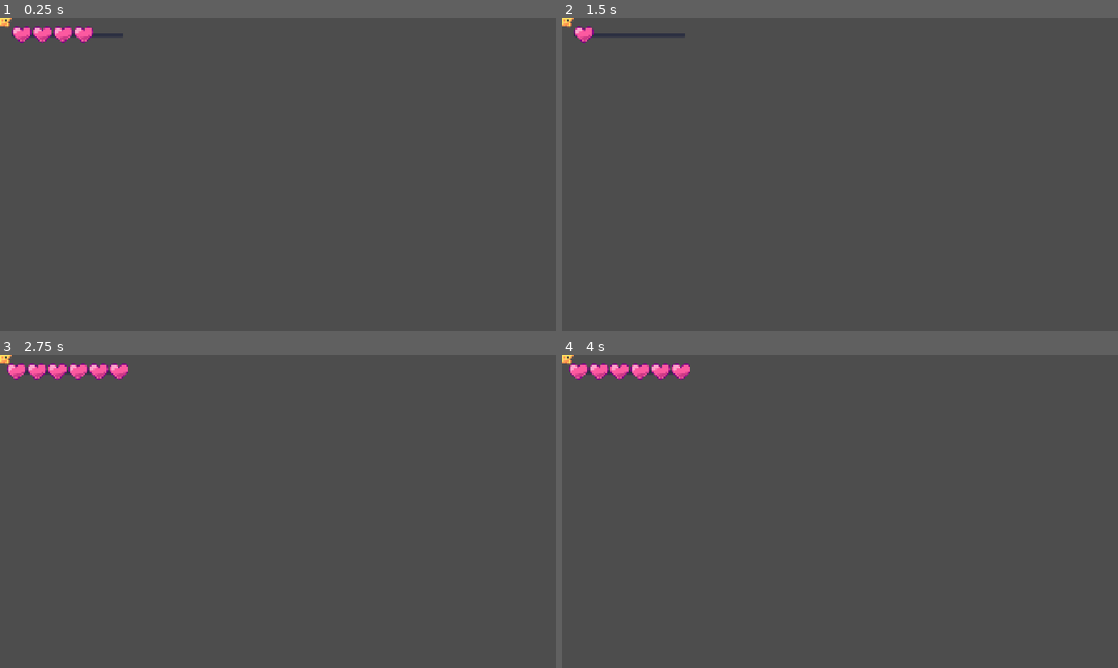
Above: before the commit, frames 1-4 (two rows, left to right).
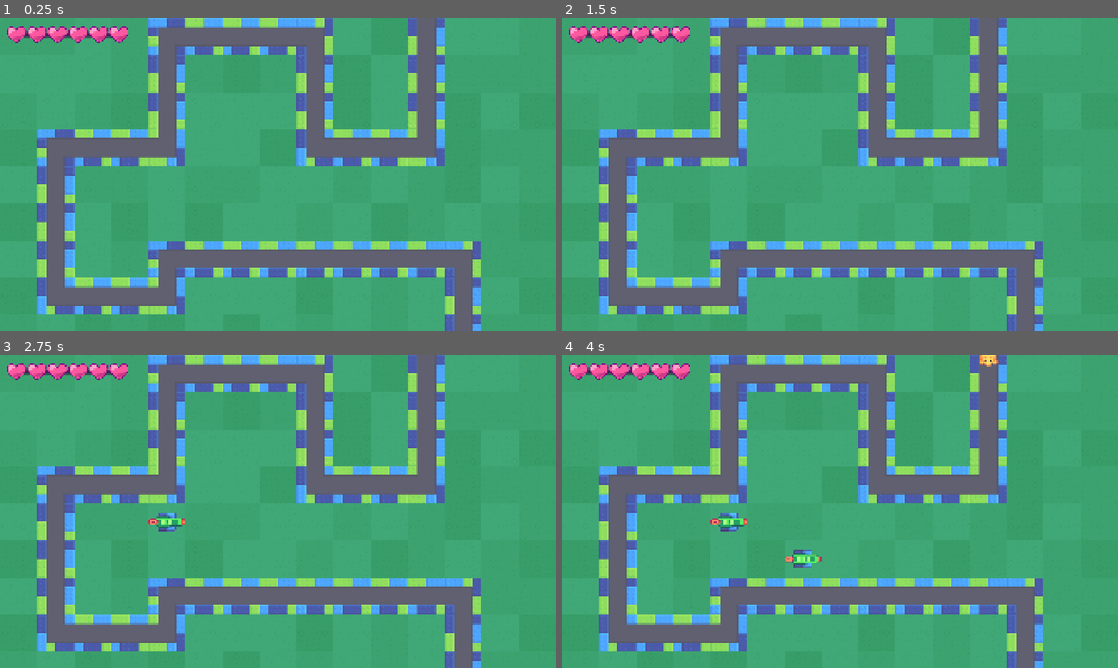
Above: after the commit, the same moments.

Repository: sand01man/TowerDefense
Game: Godot game, scene res://tower_defense.tscn
Same seed, same stepped clock (60 frames per second), same inputs: the game is played once before the commit and once after it. Before the commit the project starts from res://mobs/mob.tscn.
Inputs (mouse positions are in pixels of both pictures, inside the frame that each line leads up to):
- Up to frame 1 (0.25 s): no input
- Up to frame 2 (1.5 s): tap Enter at 0.5 s; move the mouse to (962, 158) at 0.52 s; press the mouse at (962, 158) at 0.53 s; right-click (962, 158) at 0.8 s; move the mouse to (728, 190) at 1.27 s; release the mouse at (728, 190) at 1.28 s; right-click (728, 190) at 1.35 s
- Up to frame 3 (2.75 s): click (166, 527) at 1.55 s; move the mouse to (333, 442) at 2.02 s; press the mouse at (333, 442) at 2.03 s; right-click (333, 442) at 2.3 s
- Up to frame 4 (4 s): tap Space at 2.75 s; move the mouse to (812, 574) at 2.77 s; release the mouse at (812, 574) at 2.78 s; right-click (812, 574) at 2.85 s; click (812, 574) at 3.05 s; tap Enter at 3.5 s; move the mouse to (1006, 558) at 3.52 s; press the mouse at (1006, 558) at 3.53 s; right-click (1006, 558) at 3.8 s

The runs differ from the first frame. In frame 1, 100% of the frame differs, in the area x 0-100%, y 0-100%; in frame 2, 100%; in frame 3, 99%; in frame 4, 99%.

Commit message:
beginnng of module 12 commit

Diff:
--- a/mob_spawner.gd
+++ b/mob_spawner.gd
@@ -2,9 +2,10 @@
 @onready var _path: Path2D = %Path2D
 var mob_packed_scene = preload("res://mobs/mob.tscn")
 @onready var timer: Timer = %Timer
-@export var timer_wait_time = 2
-@export var wave_amount : int = 10
-@export var wave_interval := 30
+@onready var winscreen: Control = %Winscreen
+@export var timer_wait_time := 2.0
+@export var wave_amount : float = 10.0
+@export var wave_interval := 30.0
 var mobs_this_wave := 2
 var waves_begun = 0
 func _ready() -> void:
@@ -14,7 +15,6 @@
 	spawn_mob()
 	waves_begun += 1
 	timer.start()
-
 
 func spawn_mob() -> void:
 	if waves_begun <= wave_amount:
@@ -30,6 +30,10 @@
 			var mob : Mob = mob_packed_scene.instantiate()
 			mob_path_follow.add_child(mob)
 			mob_path_follow.mob = mob
+	if _path.get_child_count() <= 0:
+		print(_path.get_child_count())
+		winscreen.visible = true
+
 func mob_amount_counter() -> void:
 	waves_begun += 1
 
--- a/player_ui.gd
+++ b/player_ui.gd
@@ -8,8 +8,6 @@
 func _ready() -> void:
 
 	print("heyo")
-	var tween = create_tween()
-	tween.tween_property(self,"health", 0, 2.0)
 
 	PlayerUI.health_depleted.connect(
 		func() -> void:
--- a/project.godot
+++ b/project.godot
@@ -15,7 +15,7 @@
 [application]
 
 config/name="M11. Tower Defense (Workbook)"
-run/main_scene="uid://bdtknw27u8ldw"
+run/main_scene="uid://dqvucroq0cuoa"
 config/features=PackedStringArray("4.6")
 config/icon="res://icon.png"
 
@@ -45,14 +45,14 @@
 
 [input]
 
-Click={
-"deadzone": 0.2,
-"events": [Object(InputEventMouseButton,"resource_local_to_scene":false,"resource_name":"","device":-1,"window_id":0,"alt_pressed":false,"shift_pressed":false,"ctrl_pressed":false,"meta_pressed":false,"button_mask":1,"position":Vector2(288, 22),"global_position":Vector2(297, 70),"factor":1.0,"button_index":1,"canceled":false,"pressed":true,"double_click":false,"script":null)
-]
-}
 left_mouse_click={
 "deadzone": 0.2,
 "events": [Object(InputEventMouseButton,"resource_local_to_scene":false,"resource_name":"","device":-1,"window_id":0,"a …(258 unchanged characters)…
+]
+}
+right_mouse_click={
+"deadzone": 0.2,
+"events": [Object(InputEventMouseButton,"resource_local_to_scene":false,"resource_name":"","device":-1,"window_id":0,"alt_pressed":false,"shift_pressed":false,"ctrl_pressed":false,"meta_pressed":false,"button_mask":2,"position":Vector2(490, 9),"global_position":Vector2(499, 57),"factor":1.0,"button_index":2,"canceled":false,"pressed":true,"double_click":false,"script":null)
 ]
 }
 
--- /dev/null
+++ b/road.gd
@@ -0,0 +1,22 @@
+class_name Roads extends TileMapLayer
+
+
+var astar_2d := AStar2D.new()
+var road_tiles := get_used_cells()
+
+var map_size = get_used_rect().size
+
+
+func _prepare_pathfinding_graph() -> void:
+	for current_cell: Vector2i in road_tiles:
+		pass
+		#var current_cell_index =  _calculate_index(current_cell)
+		#astar_2d.add_pointZ(current_cell_index, current_cell)
+# Called when the node enters the scene tree for the first time.
+func _ready() -> void:
+	pass # Replace with function body.
+
+
+# Called every frame. 'delta' is the elapsed time since the previous frame.
+func _process(delta: float) -> void:
+	pass
--- a/simple_rocket.tscn
+++ b/simple_rocket.tscn
@@ -7,6 +7,7 @@
 size = Vector2(53, 14)
 
 [node name="SimpleRocket" type="Area2D" unique_id=1604133627]
+z_index = -1
 rotation = 0.682354
 script = ExtResource("1_bi34i")
 max_distance = 3000.0
--- a/tower_defense.gd
+++ b/tower_defense.gd
@@ -1,34 +1,50 @@
 extends Node2D
-var _game_board : Dictionary[Vector2i, Turret]= {}
-@onready var _turret: Turret = %Turret
+var _game_board : Dictionary [Vector2i, Turret]= {}
+
 @onready var _player_hurtbox: Area2D = %PlayerHurtBox
 @onready var grass: TileMapLayer = %Grass
 @onready var _roads: TileMapLayer = %Road
 
 # Called when the node enters the scene tree for the first time.
 func _ready() -> void:
-	#print(_game_board)
 	_player_hurtbox.area_entered.connect(
 		func (_other_area: Area2D) -> void:
 			PlayerUI.health -= 1
 	)
 
 func _unhandled_input(event: InputEvent) -> void:
-	if event.is_action_pressed("Click"):
-		var cell_coordinates  = grass.local_to_map(get_global_mouse_position())
-		var cell_contents := _roads.get_cell_source_id(cell_coordinates)
+	if event.is_action_pressed("left_mouse_click"):
+		# mouse_position is set = to the map grid position of its global position
+		#basically its set equal to the mouses global position converted into a spot on the grid
+		var mouse_position  = grass.local_to_map(get_global_mouse_position())
+		var cell_contents := _roads.get_cell_source_id(mouse_position)
+		print(mouse_position)
 		var is_road_tile := cell_contents != -1
-
-		_place_turret(cell_coordinates)
+		#check like 34 then come back
+		# so then when I check to see if game_board has THAT GRID POSITION
+		# it returns true if theres a spot already taken
+		if _game_board.has(mouse_position) == false and is_road_tile == false:
+			print("there isnt a turret here already")
+			_place_turret(mouse_position)
+	if event.is_action_pressed("right_mouse_click"):
+		var mouse_position  = grass.local_to_map(get_global_mouse_position())
+		if _game_board.has(mouse_position):
+			print("we have this mouse_position")
+			if is_instance_valid(_game_board[mouse_position]):
+				_game_board[mouse_position].queue_free()
+				_game_board.erase(mouse_position)
+				if _game_board.has(mouse_position):
+					print("the mouse position wasnt erased")
+			else:
+				return
 func _place_turret(creation_position : Vector2i) -> void:
+	#creation_position and mouse_position mean the same thing with the current code
 	var turret : Turret = Turret.new()
-	var turret_position := grass.map_to_local(creation_position)
-	turret.position = turret_position
-	_game_board.get_or_add(turret_position, turret)
-	print(_game_board)
-	#assert(
-			#_game_board.has(creation_position) == false
-			#,"whyyyyyyyyy"
-	#)
-	if _game_board.has(creation_position) == false:
-		add_child(turret)
+	print(creation_position)
+	print(grass.local_to_map(creation_position))
+	turret.position = grass.map_to_local(creation_position)
+	print(turret.position)
+	print(grass.local_to_map(turret.position))
+	#this adds the mouse_positon to the _game_board dictionary, AS A LOCAL POSITION
+	_game_board.get_or_add(creation_position, turret)
+	add_child(turret)
--- a/tower_defense.tscn
+++ b/tower_defense.tscn
@@ -1,12 +1,12 @@
 [gd_scene format=4 uid="uid://dqvucroq0cuoa"]
 
 [ext_resource type="TileSet" uid="uid://buxud23yyccyi" path="res://map/tileset.tres" id="1_g65fu"]
-[ext_resource type="Script" path="res://tower_defense.gd" id="1_l7pho"]
+[ext_resource type="Script" uid="uid://dth5oftiogoyh" path="res://tower_defense.gd" id="1_l7pho"]
 [ext_resource type="Script" uid="uid://b3gyne728wpef" path="res://mob_spawner.gd" id="2_l7pho"]
 [ext_resource type="Script" uid="uid://clrwtq44oa23r" path="res://mob_path_follow.gd" id="2_pdqjs"]
 [ext_resource type="PackedScene" uid="uid://bdtknw27u8ldw" path="res://mobs/mob.tscn" id="3_l7pho"]
-[ext_resource type="PackedScene" uid="uid://cxasq1utioegg" path="res://turrets/turret.tscn" id="6_4xjh4"]
-[ext_resource type="Texture2D" uid="uid://28rkffksa53r" path="res://turrets/turret_base.png" id="7_rqaol"]
+[ext_resource type="Script" uid="uid://egjy4xt62lpf" path="res://road.gd" id="3_rqaol"]
+[ext_resource type="PackedScene" uid="uid://boink4jjwtbi1" path="res://winscreen.tscn" id="8_6t0jg"]
 
 [sub_resource type="Curve2D" id="Curve2D_4xjh4"]
 _data = {
@@ -23,19 +23,23 @@
 
 [node name="Grass" type="TileMapLayer" parent="." unique_id=436564289]
 unique_name_in_owner = true
+z_index = -100
 tile_map_data = PackedByteArray("AAD+//7/AAAHAAMAAAD+////AAAHAAMAAAD+/wAAAAAHAAQAAAD+/wEAAAAHAAUAAAD+/wIAAAAHAAQAAAD+/w …(3872 unchanged characters)…
 tile_set = ExtResource("1_g65fu")
 collision_enabled = false
 
 [node name="Road" type="TileMapLayer" parent="." unique_id=490652046]
 unique_name_in_owner = true
+z_index = -90
 tile_map_data = PackedByteArray("AAALAP3/AAAFAAEAAAALAP7/AAACAAEAAAALAP//AAACAAEAAAALAAAAAAACAAEAAAALAAEAAAACAAEAAAALAA …(608 unchanged characters)…
 tile_set = ExtResource("1_g65fu")
 collision_enabled = false
+script = ExtResource("3_rqaol")
 
 [node name="MobSpawner" type="Node2D" parent="Road" unique_id=436837330]
 script = ExtResource("2_l7pho")
-wave_interval = 10
+timer_wait_time = 0.5
+wave_interval = 1.0
 
 [node name="Timer" type="Timer" parent="Road/MobSpawner" unique_id=497988311]
 unique_name_in_owner = true
@@ -62,7 +66,6 @@
 position = Vector2(1598, 1270)
 shape = SubResource("RectangleShape2D_pdqjs")
 
-[node name="Turret" parent="." unique_id=1843782573 instance=ExtResource("6_4xjh4")]
+[node name="Winscreen" parent="." unique_id=1027528635 instance=ExtResource("8_6t0jg")]
 unique_name_in_owner = true
-position = Vector2(770, 330)
-texture = ExtResource("7_rqaol")
+visible = false
--- a/turrets/weapons/simple_cannon.gd
+++ b/turrets/weapons/simple_cannon.gd
@@ -1,4 +1,5 @@
 class_name SimpleCannon extends Weapon
+@onready var spawn_point: Node2D = %SpawnPoint
 
 func _physics_process(delta: float) -> void:
 	var mobs_in_range := _area_2d.get_overlapping_areas()
@@ -16,4 +17,4 @@
 
 	var rocket: Node2D = preload("res://simple_rocket.tscn").instantiate()
 	get_tree().current_scene.add_child(rocket)
-	rocket.global_transform = global_transform
+	rocket.global_transform = spawn_point.global_transform
--- a/turrets/weapons/simple_cannon.tscn
+++ b/turrets/weapons/simple_cannon.tscn
@@ -6,3 +6,8 @@
 [node name="SimpleCannon" type="Sprite2D" unique_id=1842444484]
 texture = ExtResource("1_q2m6g")
 script = ExtResource("2_5dibf")
+
+[node name="SpawnPoint" type="Marker2D" parent="." unique_id=1565821321]
+unique_name_in_owner = true
+position = Vector2(62, 0)
+gizmo_extents = 45.4
--- /dev/null
+++ b/winscreen.tscn
@@ -0,0 +1,51 @@
+[gd_scene format=3 uid="uid://boink4jjwtbi1"]
+
+[node name="Winscreen" type="Control" unique_id=1027528635]
+z_index = 20
+layout_mode = 3
+anchors_preset = 15
+anchor_right = 1.0
+anchor_bottom = 1.0
+grow_horizontal = 2
+grow_vertical = 2
+
+[node name="Panel" type="Panel" parent="." unique_id=1154304186]
+layout_mode = 1
+anchors_preset = 15
+anchor_right = 1.0
+anchor_bottom = 1.0
+grow_horizontal = 2
+grow_vertical = 2
+
+[node name="Panel" type="Panel" parent="Panel" unique_id=755122165]
+layout_mode = 0
+offset_top = 94.0
+offset_right = 1920.0
+offset_bottom = 367.0
+
+[node name="Label" type="Label" parent="Panel" unique_id=1768974087]
+layout_mode = 0
+offset_top = 94.0
+offset_right = 1908.0
+offset_bottom = 367.0
+theme_override_font_sizes/font_size = 200
+text = "YOU WIN ig or smth"
+
+[node name="VBoxContainer" type="VBoxContainer" parent="." unique_id=1313471957]
+layout_mode = 0
+offset_left = 425.0
+offset_top = 452.0
+offset_right = 1374.0
+offset_bottom = 1069.0
+theme_override_constants/separation = 55
+
+[node name="Button" type="Button" parent="VBoxContainer" unique_id=2112489197]
+layout_mode = 2
+theme_override_colors/font_color = Color(1, 1, 1, 1)
+theme_override_font_sizes/font_size = 200
+text = "try again?"
+
+[node name="Button2" type="Button" parent="VBoxContainer" unique_id=645796462]
+layout_mode = 2
+theme_override_font_sizes/font_size = 200
+text = "Give Up?"
Not shown, added: road.gd.uid
